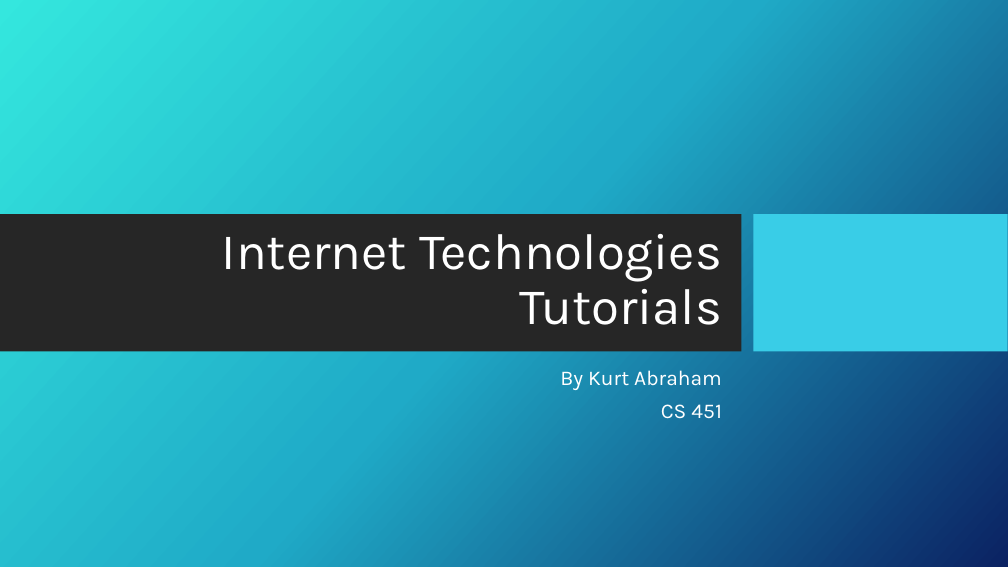
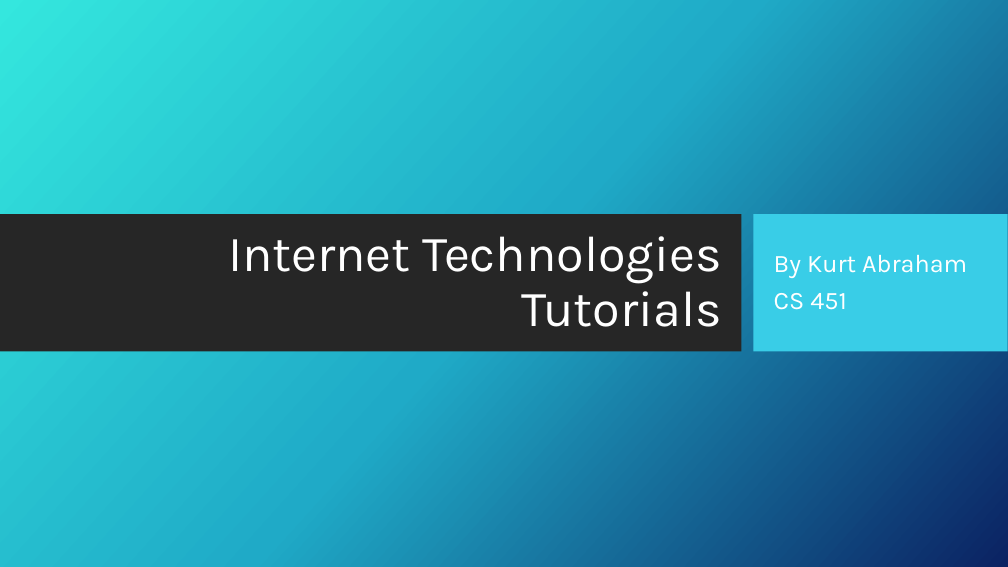
Before and after one commit to KurtAbraham/CS451, a slide deck: slide 1 of CS 451-KAbraham-Internet Technologies Tutorials.pptx. Drawn at 1008x567 pixels with LibreOffice and Linux fonts; fonts in the diff are those of the drawing; background and template pictures are left out. Boxes give left, top, right and bottom in pixels: in the first picture for what was removed or moved away, otherwise in the second. Text is boxed around its words. In the diff, an @@ line names an element or a change of style, - is before the commit and + after.

```diff
--- a/CS 451-KAbraham-Internet Technologies Tutorials.pptx
+++ b/CS 451-KAbraham-Internet Technologies Tutorials.pptx
@@ title "Internet Technologies Tutorials" at [228, 236, 722, 327]: size 48.6 to 48 pt; vertical alignment bottom to middle @@
@@ subtitle "By Kurt Abraham": place and size @@
-subtitle "By Kurt Abraham" at [560, 370, 722, 419]
+subtitle "By Kurt Abraham" at [774, 255, 967, 310]
@@ subtitle "By Kurt Abraham" at [774, 255, 967, 310]: size 20 to 24 pt; alignment right to left; vertical alignment top to middle @@
```
Also in this commit, not shown: 2 other slides changed, 85 slides added, 1 slide removed, 10 other files.
